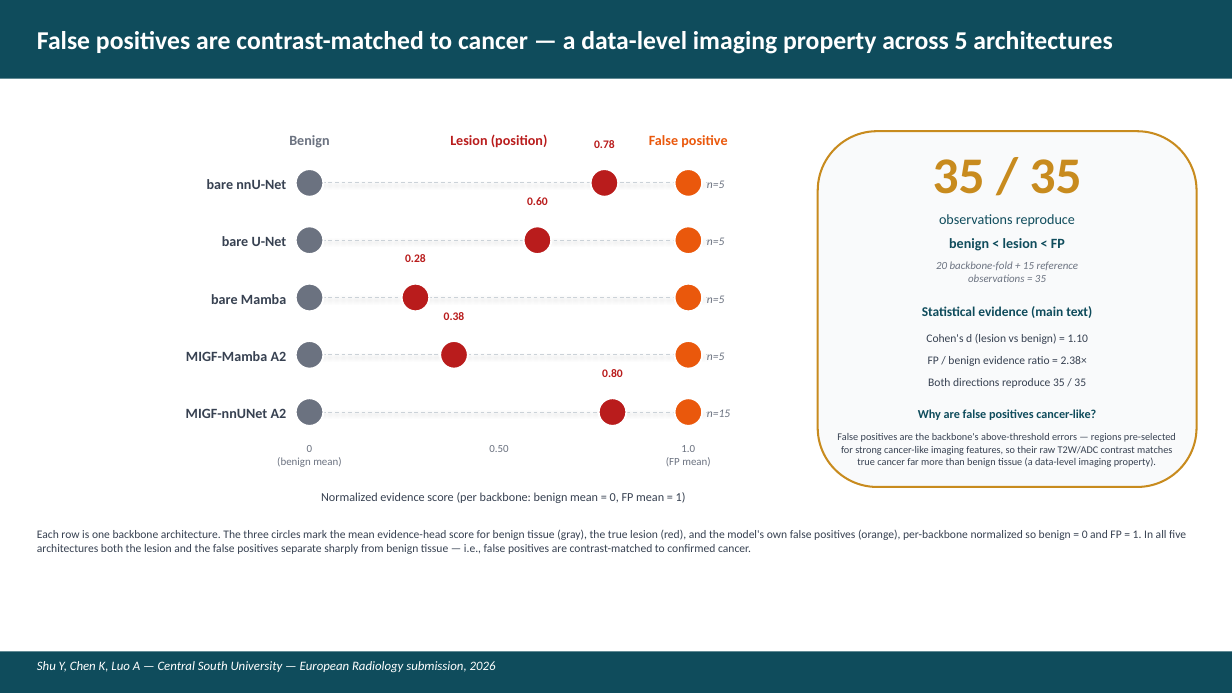
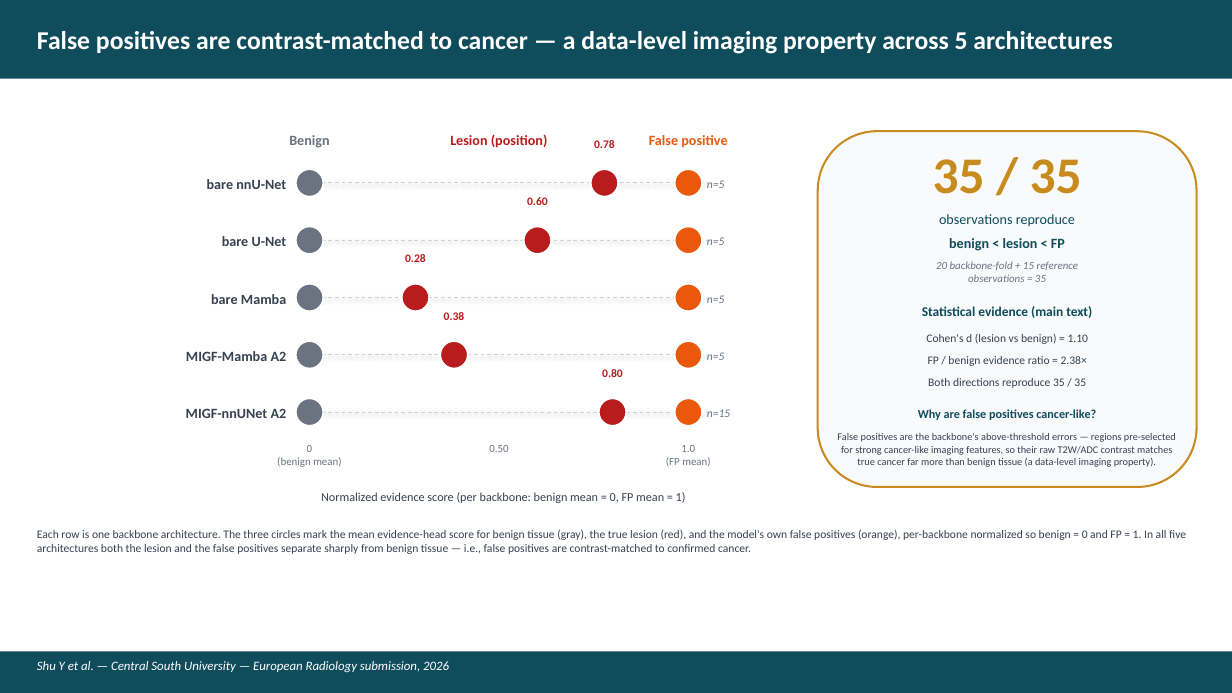
Before and after one commit to yosh3289/prostate-mri-fp-mechanism, a slide deck: slide 1 of graphical_abstract/graphical_abstract_v3_editable.pptx. Drawn at 1232x693 pixels with LibreOffice and Linux fonts; fonts in the diff are those of the drawing. Boxes give left, top, right and bottom in pixels: in the first picture for what was removed or moved away, otherwise in the second. Text is boxed around its words. In the diff, an @@ line names an element or a change of style, - is before the commit and + after.

```diff
--- a/graphical_abstract/graphical_abstract_v3_editable.pptx
+++ b/graphical_abstract/graphical_abstract_v3_editable.pptx
@@ text at box(37, 661, 449, 672): text changed @@
-Shu Y, Chen K, Luo A — Central South University — European Radiology submission, 2026
+Shu Y et al. — Central South University — European Radiology submission, 2026
```
Also in this commit, not shown: 3 other files.
